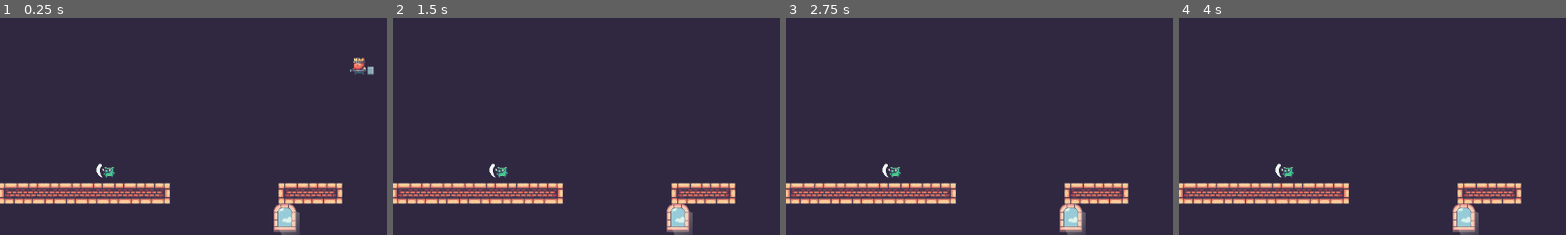
Above: before the commit, frames 1-4 (left to right).
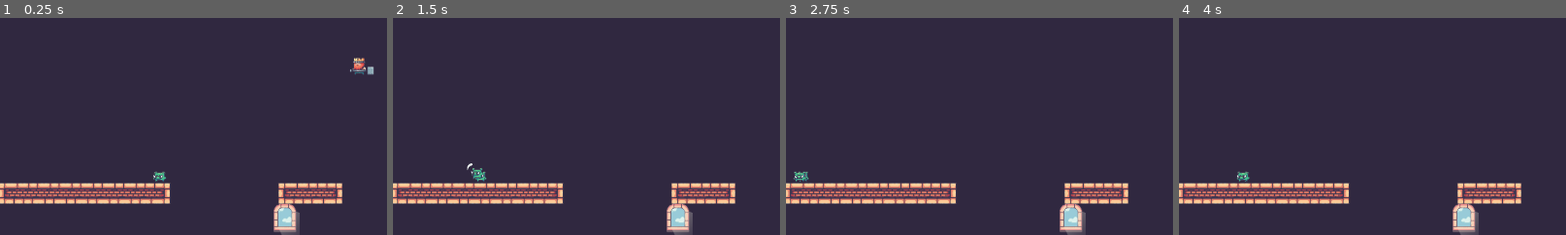
Above: after the commit, the same moments.

Repository: always-hehe-devs/godot-2d-game
Game: Godot game, scene res://king_game.tscn
The game is run twice, just before and just after one commit, with the same random seed, the same clock (stepped at 60 frames per second) and the same inputs.
Inputs:
- Up to frame 1 (0.25 s): no input
- Up to frame 2 (1.5 s): tap Enter (ui_accept) at 0.5, 0.77 s; hold Right (ui_right) from 0.53 s (still down)
- Up to frame 3 (2.75 s): tap Enter (ui_accept) at 1.52 s; release Right (ui_right) at 2.03 s; hold Left (ui_left) from 2.03 s (still down)
- Up to frame 4 (4 s): release Left (ui_left) at 2.78 s; hold Right (ui_right) from 2.78 s (still down); tap Enter (ui_accept) at 3.02, 3.77 s
The pictures show only the part of the screen within x 3-53%, y 33-82%; the shares and areas given below are measured in that part.

The runs differ from the first frame. In frame 1, 0.3% of the frame differs, in the area x 24-43%, y 66-76%; in frame 2, 0.4%, in the area x 19-30%, y 66-76%; in frame 3, 0.3%; in frame 4, 0.3%.
Error before the commit: Invalid call. Nonexistent function 'get_overlapping_bodies' in base 'CollisionShape2D'. (res://pig_mob.gd:34)

Commit message:
Moving to animationplayer from animatedsprite2d

Diff:
--- /dev/null
+++ b/hit_box.gd
@@ -0,0 +1,8 @@
+class_name HitBox
+extends Area2D
+
+@export var damage := 10
+
+func _init() -> void:
+	collision_layer = 2
+	collision_mask = 0
--- /dev/null
+++ b/hurt_box.gd
@@ -0,0 +1,16 @@
+class_name HurtBox
+extends Area2D
+
+func _init() -> void:
+	collision_layer = 0
+	collision_mask = 2
+
+func _ready()-> void:
+	connect("area_entered", self._on_area_entered)
+
+func _on_area_entered(hitbox: HitBox):
+	if hitbox == null:
+		return
+
+	if owner.has_method("take_damage"):
+		owner.take_damage(hitbox.damage)
--- a/pig_mob.gd
+++ b/pig_mob.gd
@@ -7,9 +7,11 @@
 var direction = 1;
 # Get the gravity from the project settings to be synced with RigidBody nodes.
 var gravity = ProjectSettings.get_setting("physics/2d/default_gravity")
-@onready var _animated_sprite = $AnimatedSprite2D
 @onready var _ray_cast_right = $RayCast2DRight
 @onready var _ray_cast_left = $RayCast2DLeft
+@onready var animation_player = $AnimationPlayer
+@onready var idle_sprite = $Idle
+@onready var attack_sprite = $Attack
 
 func _physics_process(delta):
 	# Add the gravity.
@@ -17,6 +19,7 @@
 		velocity.y += gravity * delta
 
 	if is_on_wall():
+		animation_player.play("Attack")
 		direction = direction *-1
 
 	if not _ray_cast_right.is_colliding():
@@ -26,13 +29,11 @@
 		direction = 1
 
 	if direction == -1:
-		_animated_sprite.flip_h = true
-		_animated_sprite.offset.x = 5
+		idle_sprite.flip_h = true
+		idle_sprite.offset.x = 5
 	else:
-		_animated_sprite.flip_h = false
+		idle_sprite.flip_h = false
 
-	var overlapping_mobs = %CollisionShape2D.get_overlapping_bodies()
-	print(overlapping_mobs.size())
 	velocity.x = direction * SPEED
 
 	move_and_slide()
--- a/pig_mob.tscn
+++ b/pig_mob.tscn
@@ -1,197 +1,53 @@
-[gd_scene load_steps=30 format=3 uid="uid://ctchd2fyjapkv"]
+[gd_scene load_steps=8 format=3 uid="uid://ctchd2fyjapkv"]
 
 [ext_resource type="Script" path="res://pig_mob.gd" id="1_ltilm"]
 [ext_resource type="Texture2D" uid="uid://dcyuiq7m32r7p" path="res://assets/03-Pig/Attack (34x28).png" id="2_ueqkf"]
 [ext_resource type="Texture2D" uid="uid://bcjw1kjedw1pn" path="res://assets/03-Pig/Idle (34x28).png" id="2_w67pc"]
-[ext_resource type="Texture2D" uid="uid://cvu8f8eo4cr6r" path="res://assets/03-Pig/Run (34x28).png" id="3_ylfsi"]
-
-[sub_resource type="AtlasTexture" id="AtlasTexture_u18oq"]
-atlas = ExtResource("2_ueqkf")
-region = Rect2(0, 0, 34, 28)
-
-[sub_resource type="AtlasTexture" id="AtlasTexture_5fny0"]
-atlas = ExtResource("2_ueqkf")
-region = Rect2(34, 0, 34, 28)
-
-[sub_resource type="AtlasTexture" id="AtlasTexture_wuh7r"]
-atlas = ExtResource("2_ueqkf")
-region = Rect2(68, 0, 34, 28)
-
-[sub_resource type="AtlasTexture" id="AtlasTexture_6btgq"]
-atlas = ExtResource("2_ueqkf")
-region = Rect2(102, 0, 34, 28)
-
-[sub_resource type="AtlasTexture" id="AtlasTexture_5oye6"]
-atlas = ExtResource("2_ueqkf")
-region = Rect2(136, 0, 34, 28)
-
-[sub_resource type="AtlasTexture" id="AtlasTexture_x2bbb"]
-atlas = ExtResource("2_w67pc")
-region = Rect2(0, 0, 34, 28)
-
-[sub_resource type="AtlasTexture" id="AtlasTexture_a1nnu"]
-atlas = ExtResource("2_w67pc")
-region = Rect2(34, 0, 34, 28)
-
-[sub_resource type="AtlasTexture" id="AtlasTexture_wdon3"]
-atlas = ExtResource("2_w67pc")
-region = Rect2(68, 0, 34, 28)
-
-[sub_resource type="AtlasTexture" id="AtlasTexture_5nj05"]
-atlas = ExtResource("2_w67pc")
-region = Rect2(102, 0, 34, 28)
-
-[sub_resource type="AtlasTexture" id="AtlasTexture_02p3h"]
-atlas = ExtResource("2_w67pc")
-region = Rect2(136, 0, 34, 28)
-
-[sub_resource type="AtlasTexture" id="AtlasTexture_oj0u2"]
-atlas = ExtResource("2_w67pc")
-region = Rect2(170, 0, 34, 28)
-
-[sub_resource type="AtlasTexture" id="AtlasTexture_ufh4k"]
-atlas = ExtResource("2_w67pc")
-region = Rect2(204, 0, 34, 28)
-
-[sub_resource type="AtlasTexture" id="AtlasTexture_xpa1c"]
-atlas = ExtResource("2_w67pc")
-region = Rect2(238, 0, 34, 28)
-
-[sub_resource type="AtlasTexture" id="AtlasTexture_leusb"]
-atlas = ExtResource("2_w67pc")
-region = Rect2(272, 0, 34, 28)
-
-[sub_resource type="AtlasTexture" id="AtlasTexture_qt84b"]
-atlas = ExtResource("2_w67pc")
-region = Rect2(306, 0, 34, 28)
-
-[sub_resource type="AtlasTexture" id="AtlasTexture_xr0y2"]
-atlas = ExtResource("2_w67pc")
-region = Rect2(340, 0, 34, 28)
-
-[sub_resource type="AtlasTexture" id="AtlasTexture_cchyy"]
-atlas = ExtResource("3_ylfsi")
-region = Rect2(0, 0, 34, 28)
-
-[sub_resource type="AtlasTexture" id="AtlasTexture_7wkhp"]
-atlas = ExtResource("3_ylfsi")
-region = Rect2(34, 0, 34, 28)
-
-[sub_resource type="AtlasTexture" id="AtlasTexture_1b4uq"]
-atlas = ExtResource("3_ylfsi")
-region = Rect2(68, 0, 34, 28)
-
-[sub_resource type="AtlasTexture" id="AtlasTexture_dsm4l"]
-atlas = ExtResource("3_ylfsi")
-region = Rect2(102, 0, 34, 28)
-
-[sub_resource type="AtlasTexture" id="AtlasTexture_36vo5"]
-atlas = ExtResource("3_ylfsi")
-region = Rect2(136, 0, 34, 28)
-
-[sub_resource type="AtlasTexture" id="AtlasTexture_62c03"]
-atlas = ExtResource("3_ylfsi")
-region = Rect2(170, 0, 34, 28)
-
-[sub_resource type="SpriteFrames" id="SpriteFrames_47l7n"]
-animations = [{
-"frames": [{
-"duration": 1.0,
-"texture": SubResource("AtlasTexture_u18oq")
-}, {
-"duration": 1.0,
-"texture": SubResource("AtlasTexture_5fny0")
-}, {
-"duration": 1.0,
-"texture": SubResource("AtlasTexture_wuh7r")
-}, {
-"duration": 1.0,
-"texture": SubResource("AtlasTexture_6btgq")
-}, {
-"duration": 1.0,
-"texture": SubResource("AtlasTexture_5oye6")
-}],
-"loop": true,
-"name": &"Attack",
-"speed": 5.0
-}, {
-"frames": [{
-"duration": 1.0,
-"texture": SubResource("AtlasTexture_x2bbb")
-}, {
-"duration": 1.0,
-"texture": SubResource("AtlasTexture_a1nnu")
-}, {
-"duration": 1.0,
-"texture": SubResource("AtlasTexture_wdon3")
-}, {
-"duration": 1.0,
-"texture": SubResource("AtlasTexture_5nj05")
-}, {
-"duration": 1.0,
-"texture": SubResource("AtlasTexture_02p3h")
-}, {
-"duration": 1.0,
-"texture": SubResource("AtlasTexture_oj0u2")
-}, {
-"duration": 1.0,
-"texture": SubResource("AtlasTexture_ufh4k")
-}, {
-"duration": 1.0,
-"texture": SubResource("AtlasTexture_xpa1c")
-}, {
-"duration": 1.0,
-"texture": SubResource("AtlasTexture_leusb")
-}, {
-"duration": 1.0,
-"texture": SubResource("AtlasTexture_qt84b")
-}, {
-"duration": 1.0,
-"texture": SubResource("AtlasTexture_xr0y2")
-}],
-"loop": true,
-"name": &"Idle",
-"speed": 5.0
-}, {
-"frames": [{
-"duration": 1.0,
-"texture": SubResource("AtlasTexture_cchyy")
-}, {
-"duration": 1.0,
-"texture": SubResource("AtlasTexture_7wkhp")
-}, {
-"duration": 1.0,
-"texture": SubResource("AtlasTexture_1b4uq")
-}, {
-"duration": 1.0,
-"texture": SubResource("AtlasTexture_dsm4l")
-}, {
-"duration": 1.0,
-"texture": SubResource("AtlasTexture_36vo5")
-}, {
-"duration": 1.0,
-"texture": SubResource("AtlasTexture_62c03")
-}],
-"loop": true,
-"name": &"Run",
-"speed": 5.0
-}]
 
 [sub_resource type="CapsuleShape2D" id="CapsuleShape2D_cj8tb"]
 radius = 8.0
 height = 20.0
 
-[sub_resource type="RectangleShape2D" id="RectangleShape2D_udgg4"]
+[sub_resource type="Animation" id="Animation_p0rpi"]
+resource_name = "Attack"
+tracks/0/type = "value"
+tracks/0/imported = false
+tracks/0/enabled = true
+tracks/0/path = NodePath("Attack:frame")
+tracks/0/interp = 1
+tracks/0/loop_wrap = true
+tracks/0/keys = {
+"times": PackedFloat32Array(0, 0.1, 0.2, 0.3, 0.4),
+"transitions": PackedFloat32Array(1, 1, 1, 1, 1),
+"update": 1,
+"values": [0, 1, 2, 3, 4]
+}
+
+[sub_resource type="Animation" id="Animation_nfnip"]
+resource_name = "Idle"
+length = 1.15
+loop_mode = 1
+tracks/0/type = "value"
+tracks/0/imported = false
+tracks/0/enabled = true
+tracks/0/path = NodePath("Idle:frame")
+tracks/0/interp = 1
+tracks/0/loop_wrap = true
+tracks/0/keys = {
+"times": PackedFloat32Array(0, 0.1, 0.2, 0.3, 0.4, 0.5, 0.6, 0.7, 0.8, 0.9, 1, 1.1),
+"transitions": PackedFloat32Array(1, 1, 1, 1, 1, 1, 1, 1, 1, 1, 1, 1),
+"update": 1,
+"values": [0, 1, 2, 3, 4, 5, 6, 7, 8, 9, 10, 10]
+}
+
+[sub_resource type="AnimationLibrary" id="AnimationLibrary_4pfjp"]
+_data = {
+"Attack": SubResource("Animation_p0rpi"),
+"Idle": SubResource("Animation_nfnip")
+}
 
 [node name="pig_mob" type="CharacterBody2D"]
 script = ExtResource("1_ltilm")
-
-[node name="AnimatedSprite2D" type="AnimatedSprite2D" parent="."]
-position = Vector2(-3, -5)
-sprite_frames = SubResource("SpriteFrames_47l7n")
-animation = &"Attack"
-frame = 2
-frame_progress = 0.652044
 
 [node name="CollisionShape2D" type="CollisionShape2D" parent="."]
 unique_name_in_owner = true
@@ -205,7 +61,19 @@
 position = Vector2(-8, 0)
 target_position = Vector2(0, 17)
 
-[node name="Area2D" type="Area2D" parent="."]
+[node name="AnimationPlayer" type="AnimationPlayer" parent="."]
+libraries = {
+"": SubResource("AnimationLibrary_4pfjp")
+}
 
-[node name="CollisionShape2D" type="CollisionShape2D" parent="Area2D"]
-shape = SubResource("RectangleShape2D_udgg4")
+[node name="Idle" type="Sprite2D" parent="."]
+position = Vector2(-3, -5)
+texture = ExtResource("2_w67pc")
+hframes = 11
+frame = 10
+
+[node name="Attack" type="Sprite2D" parent="."]
+position = Vector2(-3, -5)
+texture = ExtResource("2_ueqkf")
+hframes = 5
+frame = 4
--- a/player.tscn
+++ b/player.tscn
@@ -176,8 +176,7 @@
 
 [node name="AnimatedSprite2D" type="AnimatedSprite2D" parent="."]
 sprite_frames = SubResource("SpriteFrames_wbibq")
-animation = &"Fall"
-frame_progress = 0.239807
+animation = &"Idle"
 offset = Vector2(-14, 0)
 flip_h = true
 
